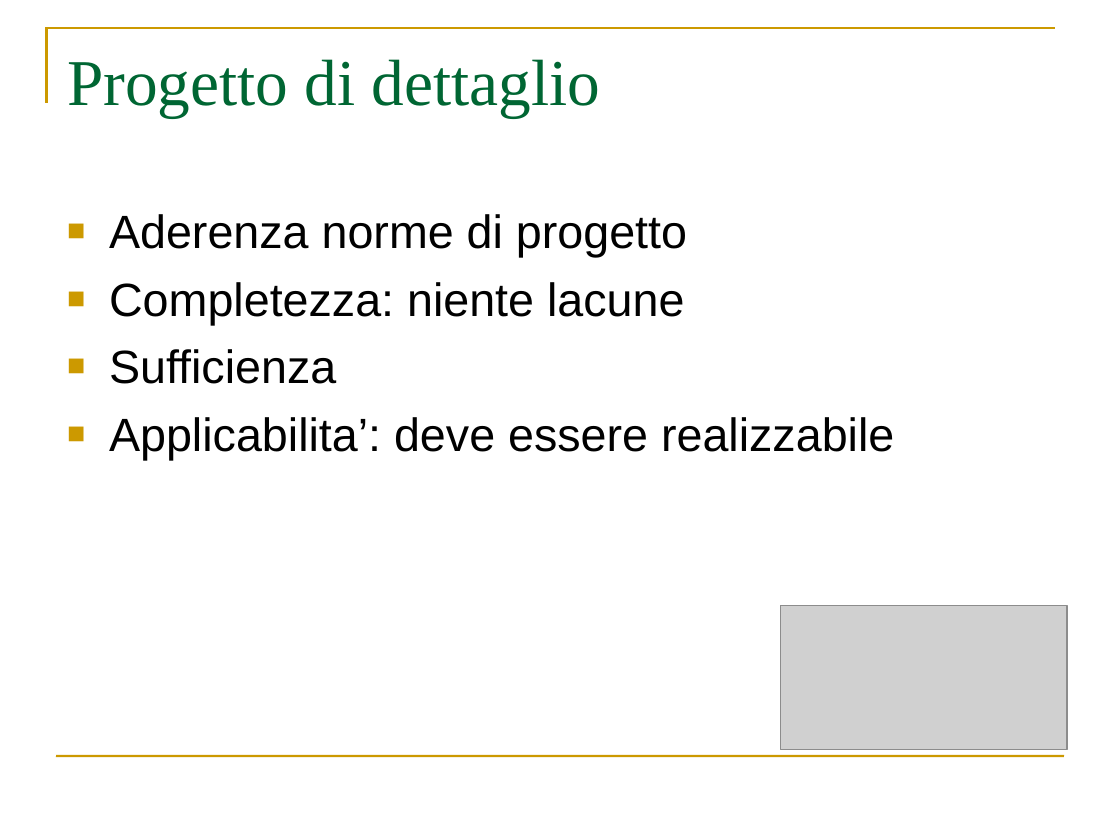
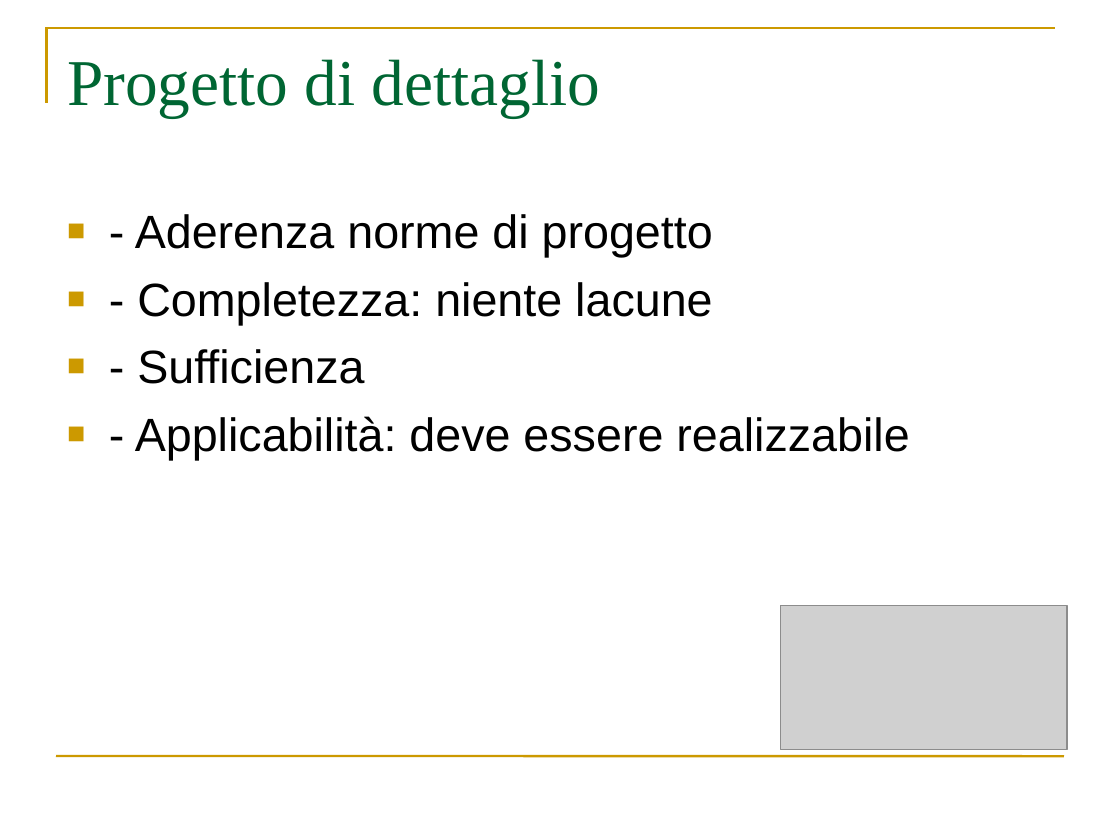
Before and after one commit to webshape/ajaxdraw, a slide deck: slide 39 of doc/PresentazioneRR/PresentazioneRR.ppt. Drawn at 1120x840 pixels with LibreOffice and Linux fonts; fonts in the diff are those of the drawing; grey boxes stand for pictures. Boxes give left, top, right and bottom in pixels: in the first picture for what was removed or moved away, otherwise in the second. Text is boxed around its words. In the diff, an @@ line names an element or a change of style, - is before the commit and + after.

```diff
--- a/doc/PresentazioneRR/PresentazioneRR.ppt
+++ b/doc/PresentazioneRR/PresentazioneRR.ppt
@@ text at bbox=[135, 214, 909, 460]: text changed @@
-■ Aderenza norme di progetto
-■ Completezza: niente lacune
-■ Sufficienza
-■ Applicabilita’: deve essere realizzabile
+■ - Aderenza norme di progetto
+■ - Completezza: niente lacune
+■ - Sufficienza
+■ - Applicabilità: deve essere realizzabile
```
Also in this commit, not shown: 19 other slides changed, 1 other file.
